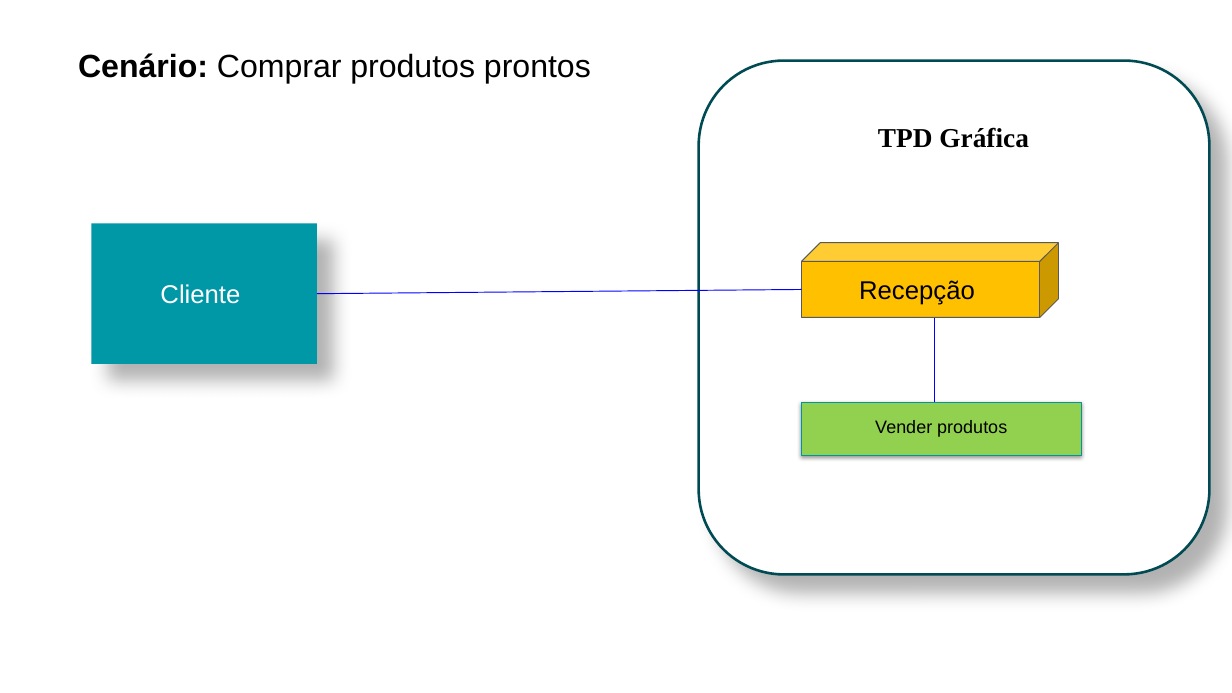
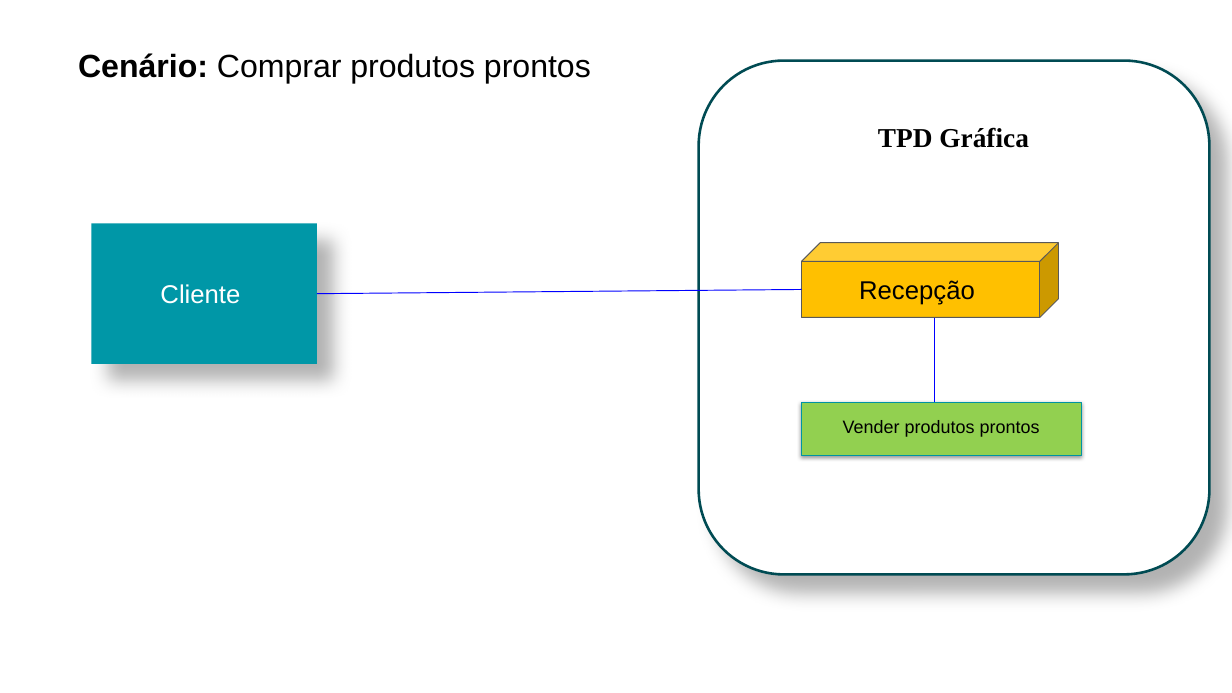
Before and after one commit to Victor-Xokito/Engenharia_de_software-TPD_Gr-fica, a slide deck: slide 3 of 15- Arquitetura de Negócio para cada Cenário .pptx. Drawn at 1232x693 pixels with LibreOffice and Linux fonts; fonts in the diff are those of the drawing. Boxes give left, top, right and bottom in pixels: in the first picture for what was removed or moved away, otherwise in the second. Text is boxed around its words. In the diff, an @@ line names an element or a change of style, - is before the commit and + after.

Commit message:
Arquivos prontos para entrega

```diff
--- a/15- Arquitetura de Negócio para cada Cenário .pptx
+++ b/15- Arquitetura de Negócio para cada Cenário .pptx
@@ text in rectangle at (843, 420, 1040, 437): text changed @@
-Vender produtos
+Vender produtos prontos
```
Also in this commit, not shown: 1 other slide changed, 2 other files.
